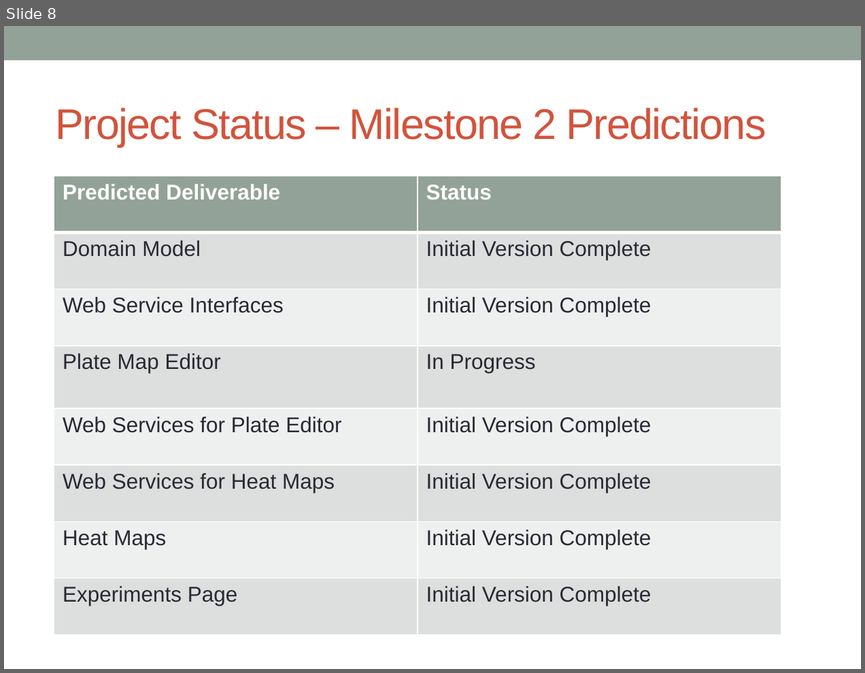
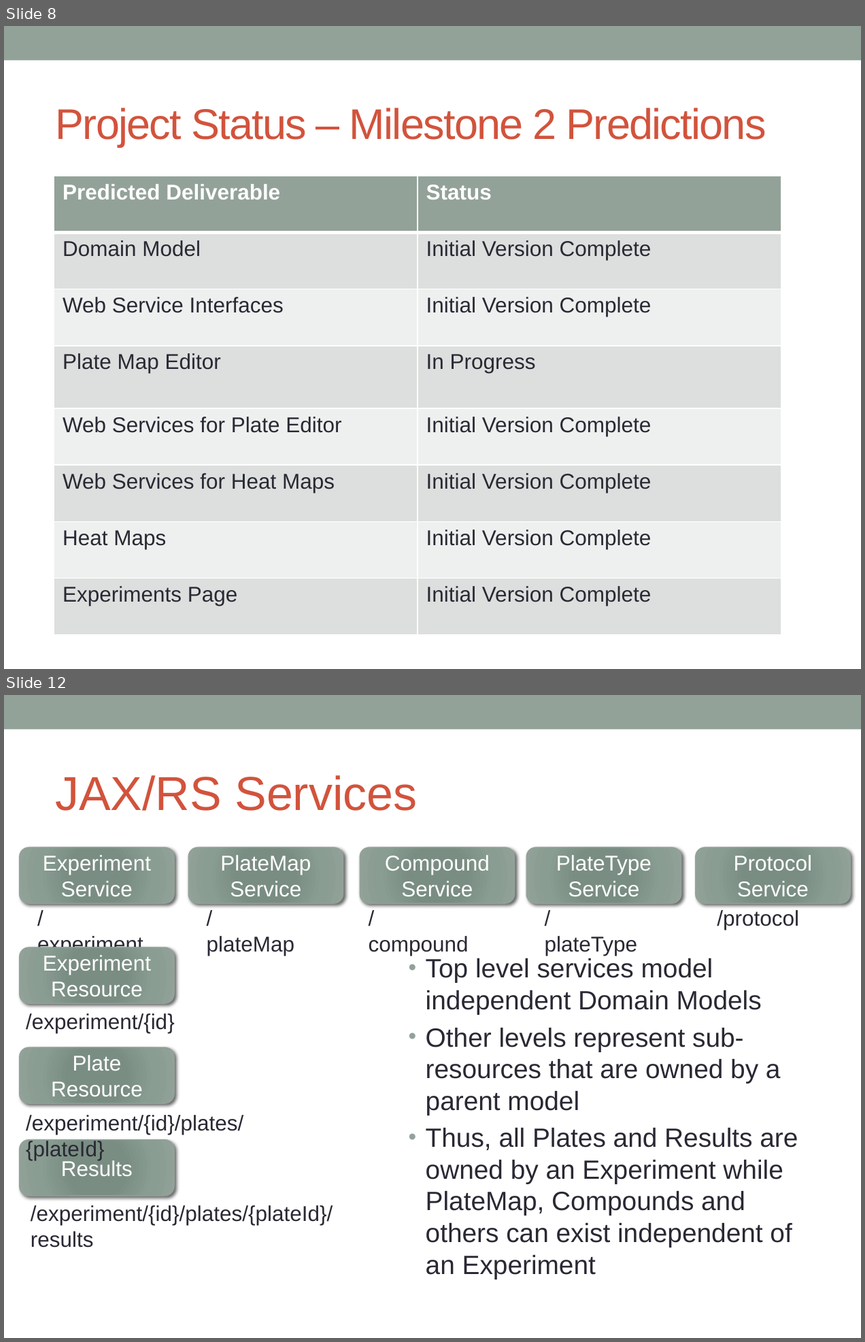
Before and after one commit to massfords/we99, a slide deck: docs/Presentations/WestEastMilestone2Presentation_v1.pptx. Shown one above the other, each under a label of ours: slide 8 before the commit, slides 8 and 12 after it; the slides between them are not shown. The pictures are 865x673 and 865x1342 pixels, drawn with LibreOffice and Linux fonts; fonts in the diff are those of the drawing. Boxes give left, top, right and bottom in pixels: in the first picture for what was removed or moved away, otherwise in the second. Text is boxed around its words. In the diff, an @@ line names an element or a change of style, - is before the commit and + after.

```diff
--- a/docs/Presentations/WestEastMilestone2Presentation_v1.pptx
+++ b/docs/Presentations/WestEastMilestone2Presentation_v1.pptx
@@ slide 12 added at box(4, 695, 861, 1338), background #FFFFFF; not listed: 1 template element that a slide beside it also shows @@
@@ text added at box(55, 775, 417, 811), 40 pt, text #D2533C @@
+JAX/RS Services
@@ rounded rectangle added at box(20, 847, 175, 903), fill gradient #7B8E82 to #7B8D83 to #8A9E92 to #93A299, outline #93A299 0.75 pt, 18 pt, text #FFFFFF @@
+Experiment
+Service
@@ text added at box(43, 855, 151, 875), 18 pt, text #292934 @@
+/experiment
@@ rounded rectangle added at box(188, 847, 343, 903), fill gradient #7B8E82 to #7B8D83 to #8A9E92 to #93A299, outline #93A299 0.75 pt, 18 pt, text #FFFFFF @@
+PlateMap
+Service
@@ text added at box(220, 855, 311, 875), 18 pt, text #292934 @@
+/plateMap
@@ rounded rectangle added at box(360, 847, 515, 903), fill gradient #7B8E82 to #7B8D83 to #8A9E92 to #93A299, outline #93A299 0.75 pt, 18 pt, text #FFFFFF @@
+Compound
+Service
@@ text added at box(385, 855, 490, 875), 18 pt, text #292934 @@
+/compound
@@ rounded rectangle added at box(527, 847, 682, 903), fill gradient #7B8E82 to #7B8D83 to #8A9E92 to #93A299, outline #93A299 0.75 pt, 18 pt, text #FFFFFF @@
+PlateType
+Service
@@ text added at box(556, 855, 651, 875), 18 pt, text #292934 @@
+/plateType
@@ rounded rectangle added at box(696, 847, 851, 903), fill gradient #7B8E82 to #7B8D83 to #8A9E92 to #93A299, outline #93A299 0.75 pt, 18 pt, text #FFFFFF @@
+Protocol
+Service
@@ text added at box(717, 910, 799, 930), 18 pt, text #292934 @@
+/protocol
@@ rounded rectangle added at box(20, 947, 175, 1002), fill gradient #7B8E82 to #7B8D83 to #8A9E92 to #93A299, outline #93A299 0.75 pt, 18 pt, text #FFFFFF @@
+Experiment
+Resource
@@ text added at box(426, 958, 798, 1278), 22.2 pt, text #292934 @@
+• Top level services model independent Domain Models
+• Other levels represent sub-resources that are owned by a parent model
+• Thus, all Plates and Results are owned by an Experiment while PlateMap, Compounds and others can exist independent of an Experiment
@@ text added at box(26, 1013, 175, 1033), 18 pt, text #292934 @@
+/experiment/{id}
@@ rounded rectangle added at box(20, 1047, 175, 1103), fill gradient #7B8E82 to #7B8D83 to #8A9E92 to #93A299, outline #93A299 0.75 pt, 18 pt, text #FFFFFF @@
+Plate
+Resource
@@ text added at box(26, 1115, 243, 1160), 18 pt, text #292934 @@
+/experiment/{id}/plates/{plateId}
@@ rounded rectangle added at box(20, 1140, 175, 1195), fill gradient #7B8E82 to #7B8D83 to #8A9E92 to #93A299, outline #93A299 0.75 pt, 18 pt, text #FFFFFF @@
+Results
@@ text added at box(31, 1205, 332, 1247), 18 pt, text #292934 @@
+/experiment/{id}/plates/{plateId}/results
```
Also in this commit, not shown: 4 slides changed, 4 other slides added, 2 slides removed.
